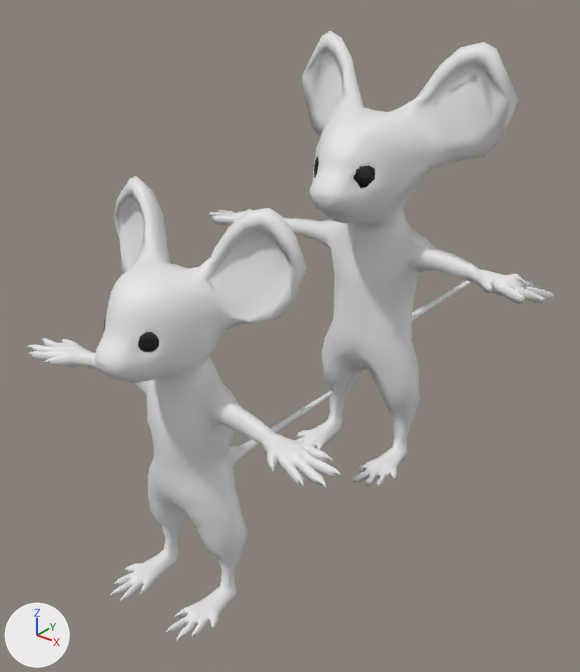
Before and after pictures for a commit that changed the Blender file Mouse/Low Poly Mouse.blend.
Camera for both pictures: a 50 mm camera at (7.54, -11.63, 9.13) aimed at (-0.48, -1.6, 2.92). The lights are fixed; the arrows at lower left show +X, +Y and +Z.

Names of what the first picture shows: 'Mouse', 'Mouse.001'.
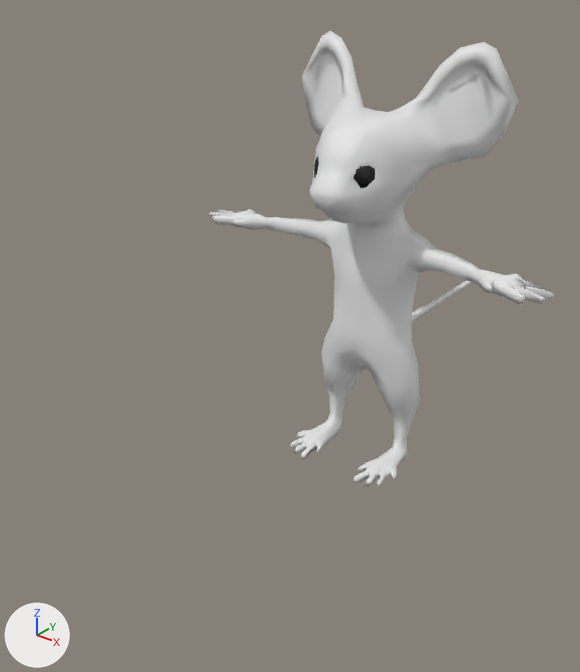
Commit message: Last tweaks

Where the change shows, as pixel boxes [x1, y1, x2, y2] in the pictures (580 x 672 px):
```json
{"object": "Mouse.001", "change": "deleted", "before": [27, 176, 341, 641], "faces in mat_material_002 (white #e7e7e7)": [27, 176, 341, 641], "faces in mat_material_001 (black #0c0c0c)": [103, 317, 159, 352]}
```

Edits to the scene script, one JSON object a line:
```json
{"op": "remove", "block": "ob_mouse_001", "code": ["ob_mouse_001 = bpy.data.objects.new('Mouse.001', me_mouse_002)", "ob_mouse_001.location = (0.0, -5.04, 2.5)", "ob_mouse_001.rotation_euler = (4.712, 0.0, 0.0)  # degrees (270, 0, 0)", "ob_mouse_001.scale = (0.845, 0.845, 0.845)"]}
```
